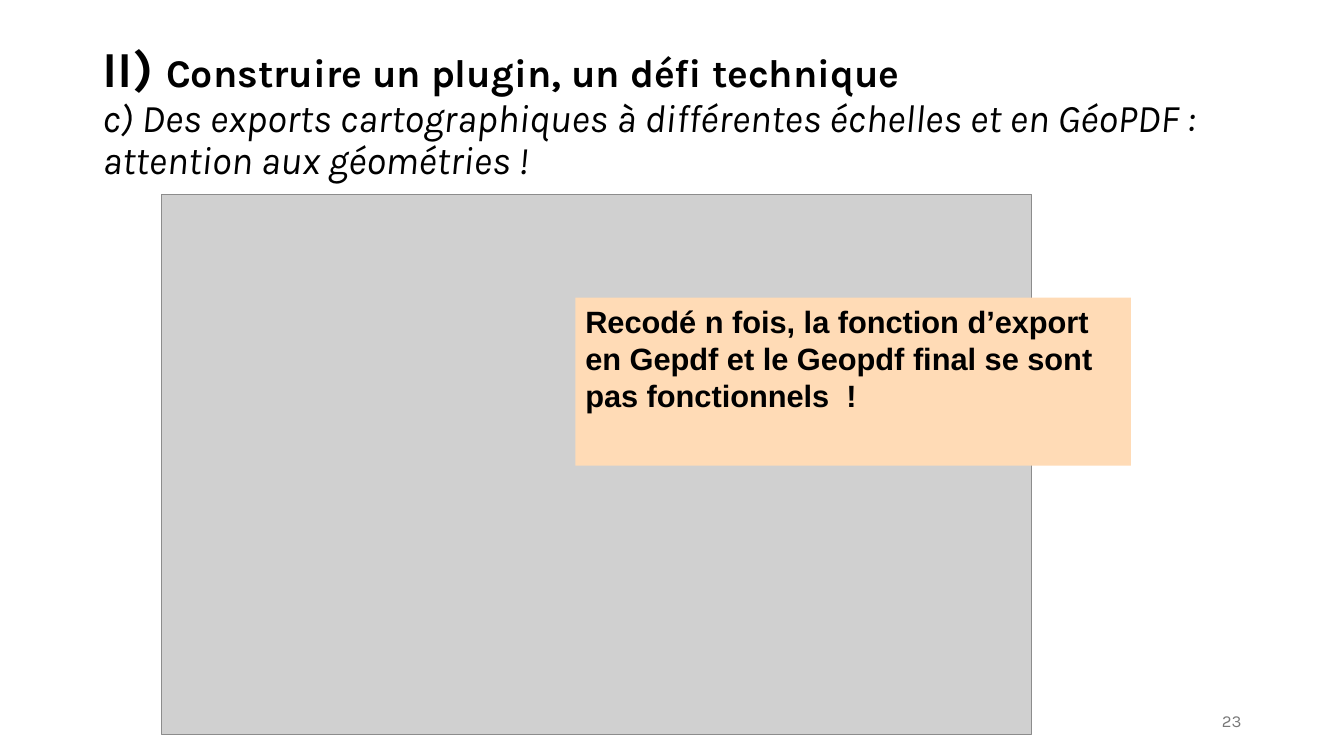
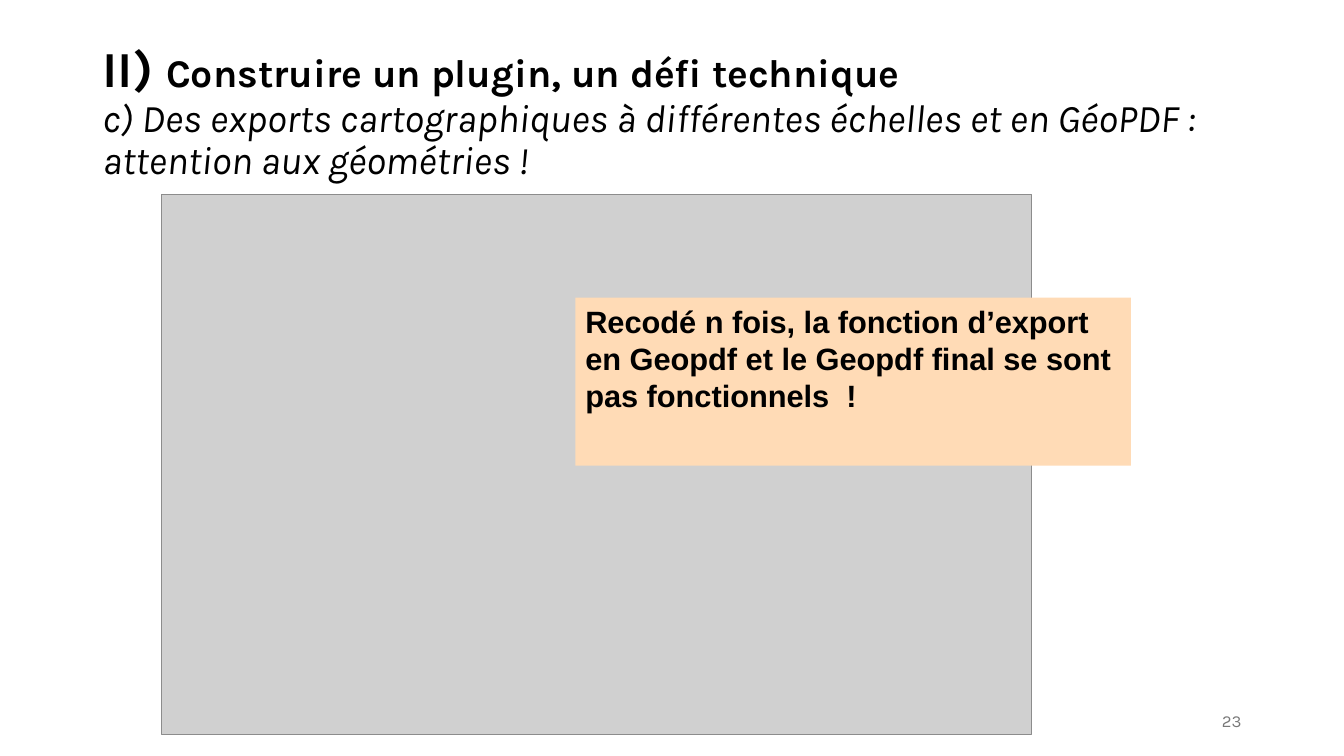
Before and after one commit to tomflyjc/Instruction_ADS, a slide deck: slide 23 of plugin_Instruction_ADS.odp. Drawn at 1344x756 pixels with LibreOffice and Linux fonts; fonts in the diff are those of the drawing; grey boxes stand for pictures; background and template pictures are left out. Boxes give left, top, right and bottom in pixels: in the first picture for what was removed or moved away, otherwise in the second. Text is boxed around its words. In the diff, an @@ line names an element or a change of style, - is before the commit and + after.

```diff
--- a/plugin_Instruction_ADS.odp
+++ b/plugin_Instruction_ADS.odp
@@ text in rectangle at bbox=[585, 310, 1111, 412]: text changed @@
-Recodé n fois, la fonction d’export en Gepdf et le Geopdf final se sont pas fonctionnels !
+Recodé n fois, la fonction d’export en Geopdf et le Geopdf final se sont pas fonctionnels !
```
